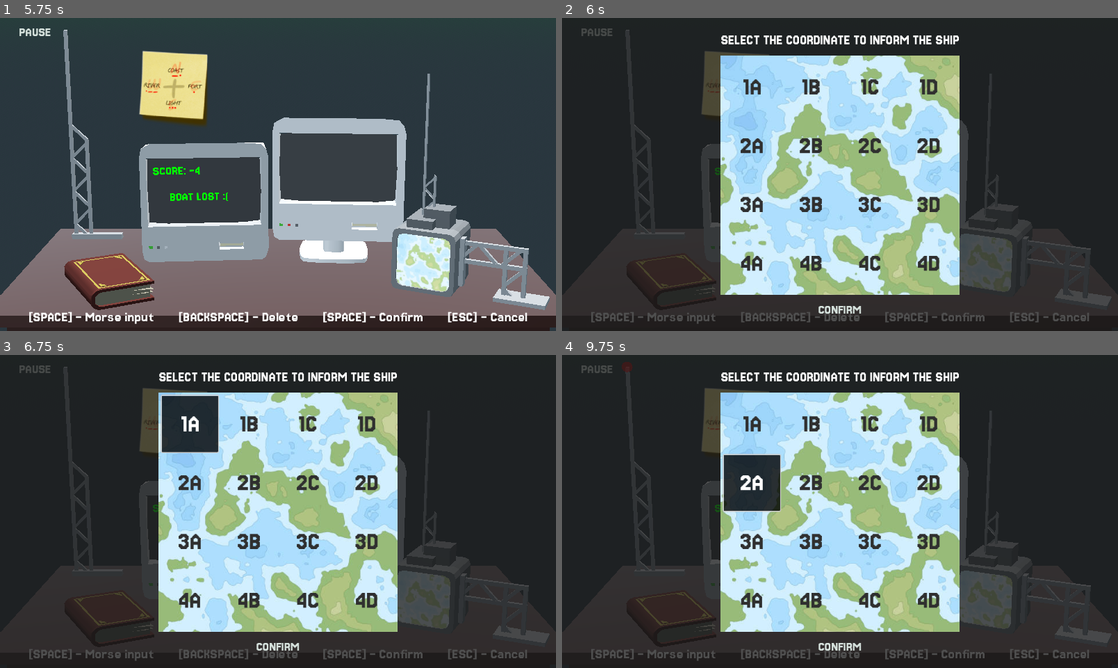
Above: before the commit, frames 1-4 (two rows, left to right).
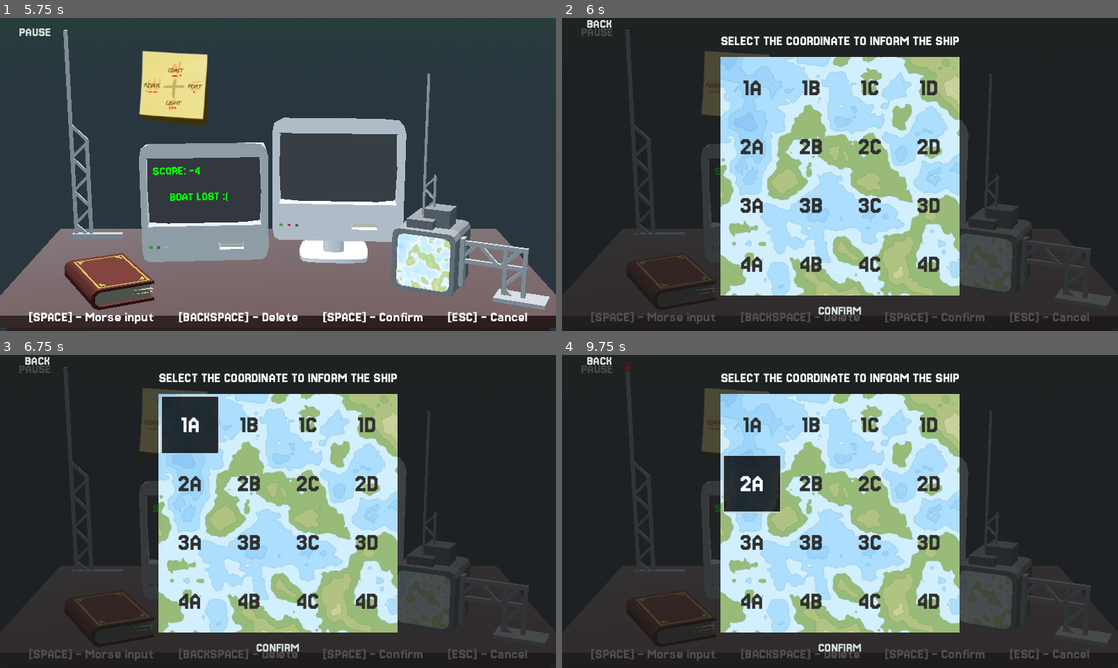
Above: after the commit, the same moments.

Repository: LucasFASouza/loophole
Game: Godot game, scene res://core/main_menu.tscn
The game is run twice, just before and just after one commit, with the same random seed, the same clock (stepped at 60 frames per second) and the same inputs.
Inputs (mouse positions are in pixels of both pictures, inside the frame that each line leads up to):
- Up to frame 1 (5.75 s): click "START" at 0.5 s; click "PAUSE" at 1.25 s; click "BACK" at 2 s; tap Enter (morse_confirm) at 2.75, 2.85, 3.5, 4.25, 5, 5.1 s; move the mouse to (400, 158) at 2.77 s; click (400, 158) at 2.92 s; move the mouse to (166, 190) at 3.52 s; tap Backspace (morse_delete) at 3.6 s; click (166, 190) at 3.67 s; move the mouse to (333, 105) at 4.27 s; tap Space (morse_input) at 4.35 s; click (333, 105) at 4.42 s; move the mouse to (250, 237) at 5.02 s; click (250, 237) at 5.17 s
- Up to frame 2 (6 s): tap Enter (morse_confirm) at 5.75 s; move the mouse to (1006, 221) at 5.77 s; tap Backspace (morse_delete) at 5.85 s; click (1006, 221) at 5.92 s
- Up to frame 3 (6.75 s): click "1A" at 6.5 s
- Up to frame 4 (9.75 s): click "1B" at 7.25 s; click "1C" at 8 s; click "1D" at 8.75 s; click "2A" at 9.5 s

Frame 1 is identical in both runs. In frame 2, 3.7% of the frame differs, in the area x 4-72%, y 0-95%; in frame 3, 3.8%; in frame 4, 3.8%.

Commit message:
some gps adjusments (it's still broken tho)

Diff:
--- a/desk_itens/gps.gd
+++ b/desk_itens/gps.gd
@@ -34,3 +34,17 @@
 func _on_confirm_pressed() -> void:
 	gps_selected.emit(selected_button)
 	$ItemInfo.visible = false
+	reset_selection()
+
+
+func _on_back_pressed() -> void:
+	$ItemInfo.visible = false
+	reset_selection()
+
+
+func reset_selection() -> void:
+	if selected_button:
+		var btn = grid_container.get_node(selected_button)
+		if btn is Button:
+			btn.button_pressed = false
+	selected_button = ""
--- a/desk_itens/gps.tscn
+++ b/desk_itens/gps.tscn
@@ -41,46 +41,73 @@
 size_flags_vertical = 3
 theme = ExtResource("4_p2e6t")
 
-[node name="CenterContainer" type="CenterContainer" parent="ItemInfo/PanelContainer"]
-layout_mode = 2
-size_flags_horizontal = 3
-size_flags_vertical = 3
-
-[node name="VBoxContainer" type="VBoxContainer" parent="ItemInfo/PanelContainer/CenterContainer"]
-layout_mode = 2
+[node name="MarginContainer" type="MarginContainer" parent="ItemInfo/PanelContainer"]
+layout_mode = 2
+size_flags_vertical = 0
+theme_override_constants/margin_left = 16
+theme_override_constants/margin_top = 16
+theme_override_constants/margin_right = 16
+theme_override_constants/margin_bottom = 48
+
+[node name="VBoxContainer" type="VBoxContainer" parent="ItemInfo/PanelContainer/MarginContainer"]
+layout_mode = 2
+
+[node name="Topbar" type="HBoxContainer" parent="ItemInfo/PanelContainer/MarginContainer/VBoxContainer"]
+layout_mode = 2
+
+[node name="Back" type="Button" parent="ItemInfo/PanelContainer/MarginContainer/VBoxContainer/Topbar"]
+custom_minimum_size = Vector2(120, 0)
+layout_mode = 2
+theme = ExtResource("4_p2e6t")
+text = "BACK"
+
+[node name="CenterContainer" type="HBoxContainer" parent="ItemInfo/PanelContainer/MarginContainer/VBoxContainer"]
+layout_mode = 2
+size_flags_horizontal = 3
+size_flags_vertical = 3
+
+[node name="Control2" type="Control" parent="ItemInfo/PanelContainer/MarginContainer/VBoxContainer/CenterContainer"]
+layout_mode = 2
+size_flags_horizontal = 3
+
+[node name="VBoxContainer" type="VBoxContainer" parent="ItemInfo/PanelContainer/MarginContainer/VBoxContainer/CenterContainer"]
+layout_mode = 2
+size_flags_horizontal = 3
 theme_override_constants/separation = 16
 
-[node name="Label" type="Label" parent="ItemInfo/PanelContainer/CenterContainer/VBoxContainer"]
+[node name="Label" type="Label" parent="ItemInfo/PanelContainer/MarginContainer/VBoxContainer/CenterContainer/VBoxContainer"]
 layout_mode = 2
 theme = ExtResource("4_p2e6t")
 text = "SELECT THE COORDINATE TO INFORM THE SHIP"
 horizontal_alignment = 1
 
-[node name="TextureRect" type="TextureRect" parent="ItemInfo/PanelContainer/CenterContainer/VBoxContainer"]
-layout_mode = 2
+[node name="TextureRect" type="TextureRect" parent="ItemInfo/PanelContainer/MarginContainer/VBoxContainer/CenterContainer/VBoxContainer"]
+layout_mode = 2
+size_flags_vertical = 3
 texture = ExtResource("1_obiia")
 expand_mode = 5
 
-[node name="MarginContainer" type="MarginContainer" parent="ItemInfo/PanelContainer/CenterContainer/VBoxContainer/TextureRect"]
+[node name="MarginContainer" type="MarginContainer" parent="ItemInfo/PanelContainer/MarginContainer/VBoxContainer/CenterContainer/VBoxContainer/TextureRect"]
 layout_mode = 1
 anchors_preset = 15
 anchor_right = 1.0
 anchor_bottom = 1.0
 grow_horizontal = 2
 grow_vertical = 2
+size_flags_vertical = 3
 theme_override_constants/margin_left = 6
 theme_override_constants/margin_top = 6
 theme_override_constants/margin_right = 6
 theme_override_constants/margin_bottom = 6
 
-[node name="GridContainer" type="GridContainer" parent="ItemInfo/PanelContainer/CenterContainer/VBoxContainer/TextureRect/MarginContainer"]
+[node name="GridContainer" type="GridContainer" parent="ItemInfo/PanelContainer/MarginContainer/VBoxContainer/CenterContainer/VBoxContainer/TextureRect/MarginContainer"]
 unique_name_in_owner = true
 layout_mode = 2
 theme_override_constants/h_separation = 6
 theme_override_constants/v_separation = 6
 columns = 4
 
-[node name="1A" type="Button" parent="ItemInfo/PanelContainer/CenterContainer/VBoxContainer/TextureRect/MarginContainer/GridContainer"]
+[node name="1A" type="Button" parent="ItemInfo/PanelContainer/MarginContainer/VBoxContainer/CenterContainer/VBoxContainer/TextureRect/MarginContainer/GridContainer"]
 layout_mode = 2
 size_flags_horizontal = 3
 size_flags_vertical = 3
@@ -88,7 +115,7 @@
 toggle_mode = true
 text = "1A"
 
-[node name="1B" type="Button" parent="ItemInfo/PanelContainer/CenterContainer/VBoxContainer/TextureRect/MarginContainer/GridContainer"]
+[node name="1B" type="Button" parent="ItemInfo/PanelContainer/MarginContainer/VBoxContainer/CenterContainer/VBoxContainer/TextureRect/MarginContainer/GridContainer"]
 layout_mode = 2
 size_flags_horizontal = 3
 size_flags_vertical = 3
@@ -96,7 +123,7 @@
 toggle_mode = true
 text = "1B"
 
-[node name="1C" type="Button" parent="ItemInfo/PanelContainer/CenterContainer/VBoxContainer/TextureRect/MarginContainer/GridContainer"]
+[node name="1C" type="Button" parent="ItemInfo/PanelContainer/MarginContainer/VBoxContainer/CenterContainer/VBoxContainer/TextureRect/MarginContainer/GridContainer"]
 layout_mode = 2
 size_flags_horizontal = 3
 size_flags_vertical = 3
@@ -104,7 +131,7 @@
 toggle_mode = true
 text = "1C"
 
-[node name="1D" type="Button" parent="ItemInfo/PanelContainer/CenterContainer/VBoxContainer/TextureRect/MarginContainer/GridContainer"]
+[node name="1D" type="Button" parent="ItemInfo/PanelContainer/MarginContainer/VBoxContainer/CenterContainer/VBoxContainer/TextureRect/MarginContainer/GridContainer"]
 layout_mode = 2
 size_flags_horizontal = 3
 size_flags_vertical = 3
@@ -112,7 +139,7 @@
 toggle_mode = true
 text = "1D"
 
-[node name="2A" type="Button" parent="ItemInfo/PanelContainer/CenterContainer/VBoxContainer/TextureRect/MarginContainer/GridContainer"]
+[node name="2A" type="Button" parent="ItemInfo/PanelContainer/MarginContainer/VBoxContainer/CenterContainer/VBoxContainer/TextureRect/MarginContainer/GridContainer"]
 layout_mode = 2
 size_flags_horizontal = 3
 size_flags_vertical = 3
@@ -120,7 +147,7 @@
 toggle_mode = true
 text = "2A"
 
-[node name="2B" type="Button" parent="ItemInfo/PanelContainer/CenterContainer/VBoxContainer/TextureRect/MarginContainer/GridContainer"]
+[node name="2B" type="Button" parent="ItemInfo/PanelContainer/MarginContainer/VBoxContainer/CenterContainer/VBoxContainer/TextureRect/MarginContainer/GridContainer"]
 layout_mode = 2
 size_flags_horizontal = 3
 size_flags_vertical = 3
@@ -128,7 +155,7 @@
 toggle_mode = true
 text = "2B"
 
-[node name="2C" type="Button" parent="ItemInfo/PanelContainer/CenterContainer/VBoxContainer/TextureRect/MarginContainer/GridContainer"]
+[node name="2C" type="Button" parent="ItemInfo/PanelContainer/MarginContainer/VBoxContainer/CenterContainer/VBoxContainer/TextureRect/MarginContainer/GridContainer"]
 layout_mode = 2
 size_flags_horizontal = 3
 size_flags_vertical = 3
@@ -136,7 +163,7 @@
 toggle_mode = true
 text = "2C"
 
-[node name="2D" type="Button" parent="ItemInfo/PanelContainer/CenterContainer/VBoxContainer/TextureRect/MarginContainer/GridContainer"]
+[node name="2D" type="Button" parent="ItemInfo/PanelContainer/MarginContainer/VBoxContainer/CenterContainer/VBoxContainer/TextureRect/MarginContainer/GridContainer"]
 layout_mode = 2
 size_flags_horizontal = 3
 size_flags_vertical = 3
@@ -144,7 +171,7 @@
 toggle_mode = true
 text = "2D"
 
-[node name="3A" type="Button" parent="ItemInfo/PanelContainer/CenterContainer/VBoxContainer/TextureRect/MarginContainer/GridContainer"]
+[node name="3A" type="Button" parent="ItemInfo/PanelContainer/MarginContainer/VBoxContainer/CenterContainer/VBoxContainer/TextureRect/MarginContainer/GridContainer"]
 layout_mode = 2
 size_flags_horizontal = 3
 size_flags_vertical = 3
@@ -152,7 +179,7 @@
 toggle_mode = true
 text = "3A"
 
-[node name="3B" type="Button" parent="ItemInfo/PanelContainer/CenterContainer/VBoxContainer/TextureRect/MarginContainer/GridContainer"]
+[node name="3B" type="Button" parent="ItemInfo/PanelContainer/MarginContainer/VBoxContainer/CenterContainer/VBoxContainer/TextureRect/MarginContainer/GridContainer"]
 layout_mode = 2
 size_flags_horizontal = 3
 size_flags_vertical = 3
@@ -160,7 +187,7 @@
 toggle_mode = true
 text = "3B"
 
-[node name="3C" type="Button" parent="ItemInfo/PanelContainer/CenterContainer/VBoxContainer/TextureRect/MarginContainer/GridContainer"]
+[node name="3C" type="Button" parent="ItemInfo/PanelContainer/MarginContainer/VBoxContainer/CenterContainer/VBoxContainer/TextureRect/MarginContainer/GridContainer"]
 layout_mode = 2
 size_flags_horizontal = 3
 size_flags_vertical = 3
@@ -168,7 +195,7 @@
 toggle_mode = true
 text = "3C"
 
-[node name="3D" type="Button" parent="ItemInfo/PanelContainer/CenterContainer/VBoxContainer/TextureRect/MarginContainer/GridContainer"]
+[node name="3D" type="Button" parent="ItemInfo/PanelContainer/MarginContainer/VBoxContainer/CenterContainer/VBoxContainer/TextureRect/MarginContainer/GridContainer"]
 layout_mode = 2
 size_flags_horizontal = 3
 size_flags_vertical = 3
@@ -176,7 +203,7 @@
 toggle_mode = true
 text = "3D"
 
-[node name="4A" type="Button" parent="ItemInfo/PanelContainer/CenterContainer/VBoxContainer/TextureRect/MarginContainer/GridContainer"]
+[node name="4A" type="Button" parent="ItemInfo/PanelContainer/MarginContainer/VBoxContainer/CenterContainer/VBoxContainer/TextureRect/MarginContainer/GridContainer"]
 layout_mode = 2
 size_flags_horizontal = 3
 size_flags_vertical = 3
@@ -184,7 +211,7 @@
 toggle_mode = true
 text = "4A"
 
-[node name="4B" type="Button" parent="ItemInfo/PanelContainer/CenterContainer/VBoxContainer/TextureRect/MarginContainer/GridContainer"]
+[node name="4B" type="Button" parent="ItemInfo/PanelContainer/MarginContainer/VBoxContainer/CenterContainer/VBoxContainer/TextureRect/MarginContainer/GridContainer"]
 layout_mode = 2
 size_flags_horizontal = 3
 size_flags_vertical = 3
@@ -192,7 +219,7 @@
 toggle_mode = true
 text = "4B"
 
-[node name="4C" type="Button" parent="ItemInfo/PanelContainer/CenterContainer/VBoxContainer/TextureRect/MarginContainer/GridContainer"]
+[node name="4C" type="Button" parent="ItemInfo/PanelContainer/MarginContainer/VBoxContainer/CenterContainer/VBoxContainer/TextureRect/MarginContainer/GridContainer"]
 layout_mode = 2
 size_flags_horizontal = 3
 size_flags_vertical = 3
@@ -200,7 +227,7 @@
 toggle_mode = true
 text = "4C"
 
-[node name="4D" type="Button" parent="ItemInfo/PanelContainer/CenterContainer/VBoxContainer/TextureRect/MarginContainer/GridContainer"]
+[node name="4D" type="Button" parent="ItemInfo/PanelContainer/MarginContainer/VBoxContainer/CenterContainer/VBoxContainer/TextureRect/MarginContainer/GridContainer"]
 layout_mode = 2
 size_flags_horizontal = 3
 size_flags_vertical = 3
@@ -208,10 +235,15 @@
 toggle_mode = true
 text = "4D"
 
-[node name="Confirm" type="Button" parent="ItemInfo/PanelContainer/CenterContainer/VBoxContainer"]
+[node name="Confirm" type="Button" parent="ItemInfo/PanelContainer/MarginContainer/VBoxContainer/CenterContainer/VBoxContainer"]
 layout_mode = 2
 theme = ExtResource("4_p2e6t")
 text = "CONFIRM"
 
+[node name="Control" type="Control" parent="ItemInfo/PanelContainer/MarginContainer/VBoxContainer/CenterContainer"]
+layout_mode = 2
+size_flags_horizontal = 3
+
 [connection signal="input_event" from="Tv/StaticBody3D" to="." method="_on_static_body_3d_input_event"]
-[connection signal="pressed" from="ItemInfo/PanelContainer/CenterContainer/VBoxContainer/Confirm" to="." method="_on_confirm_pressed"]
+[connection signal="pressed" from="ItemInfo/PanelContainer/MarginContainer/VBoxContainer/Topbar/Back" to="." method="_on_back_pressed"]
+[connection signal="pressed" from="ItemInfo/PanelContainer/MarginContainer/VBoxContainer/CenterContainer/VBoxContainer/Confirm" to="." method="_on_confirm_pressed"]
